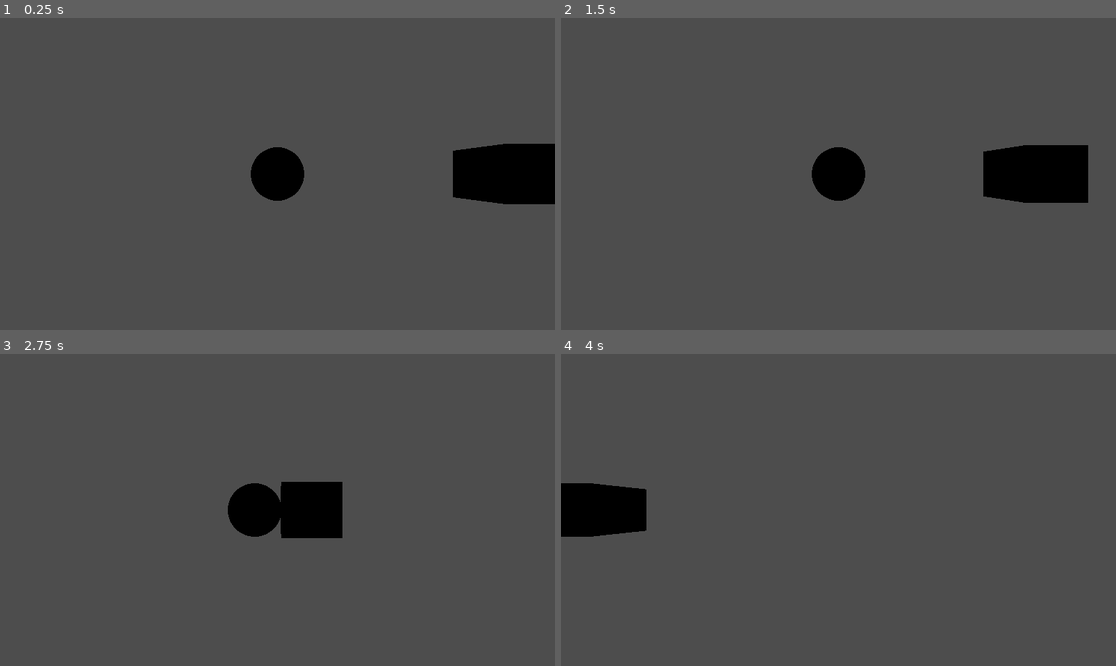
Above: before the commit, frames 1-4 (two rows, left to right).
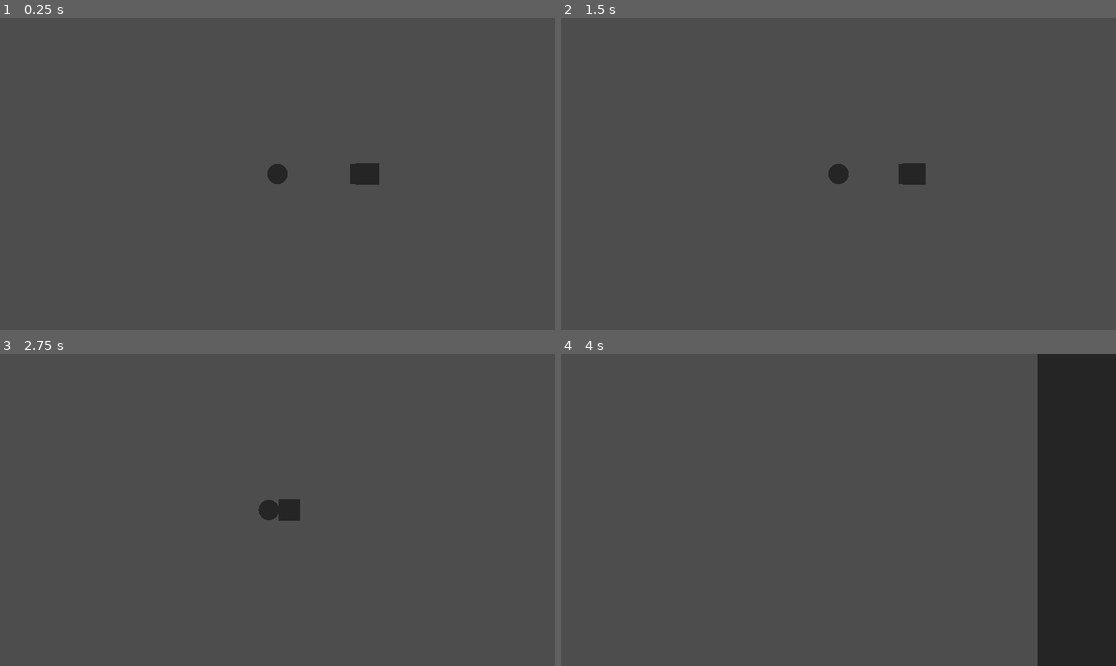
Above: after the commit, the same moments.

Repository: WeissYuki/Diner
Game: Godot game, scene res://test_3d.tscn
Same seed, same stepped clock (60 frames per second), same inputs: the game is played once before the commit and once after it.
Inputs:
- Up to frame 1 (0.25 s): no input
- Up to frame 2 (1.5 s): tap Enter at 0.5 s
- Up to frame 3 (2.75 s): no input
- Up to frame 4 (4 s): no input

The runs differ from the first frame. In frame 1, 5.0% of the frame differs, in the area x 45-100%, y 40-60%; in frame 2, 5.0%; in frame 3, 3.3%; in frame 4, 17%, in the area x 0-100%, y 0-100%.

Commit message:
The game switches from one camera to another after a short currently empty animation

Diff:
--- /dev/null
+++ b/diner-queerer/camera_top_down.gd
@@ -0,0 +1,18 @@
+extends Camera3D
+
+# Called when the node enters the scene tree for the first time.
+func _ready():
+	var dummy = $"../TestDummy"
+	dummy.WallCrush.connect(_on_wall_crush)# Replace with function body.
+
+# Called every frame. 'delta' is the elapsed time since the previous frame.
+func _process(delta):
+	pass
+
+func _on_wall_crush():
+	$AnimationPlayer.play("Camera_close")
+
+func _on_animation_player_animation_finished(anim_name):
+	if anim_name == "Camera_close":
+		$".".current = false
+		$"../TestDummy/CameraFPS".current = true # Replace with function body.
--- a/diner-queerer/test_3d.tscn
+++ b/diner-queerer/test_3d.tscn
@@ -1,7 +1,18 @@
-[gd_scene load_steps=7 format=3 uid="uid://deutmsqnq84h7"]
+[gd_scene load_steps=12 format=3 uid="uid://deutmsqnq84h7"]
 
+[ext_resource type="Script" path="res://camera_top_down.gd" id="1_c0ae4"]
 [ext_resource type="Script" path="res://wall_prototype.gd" id="1_jl2ts"]
 [ext_resource type="Script" path="res://test_dummy.gd" id="2_xp42u"]
+
+[sub_resource type="PlaneMesh" id="PlaneMesh_6bxq7"]
+
+[sub_resource type="Animation" id="Animation_4uuu5"]
+resource_name = "Camera_close"
+
+[sub_resource type="AnimationLibrary" id="AnimationLibrary_jxmyu"]
+_data = {
+"Camera_close": SubResource("Animation_4uuu5")
+}
 
 [sub_resource type="BoxShape3D" id="BoxShape3D_g56ig"]
 
@@ -11,10 +22,24 @@
 
 [sub_resource type="SphereMesh" id="SphereMesh_qhv13"]
 
+[sub_resource type="Environment" id="Environment_umd6n"]
+ambient_light_color = Color(0.852103, 0.851038, 0.808744, 1)
+
 [node name="Node3D" type="Node3D"]
 
-[node name="Camera3D" type="Camera3D" parent="."]
-transform = Transform3D(1, 0, 0, 0, 1, 0, 0, 0, 1, 0, 0, 3.8334)
+[node name="CameraTopDown" type="Camera3D" parent="."]
+transform = Transform3D(1, 0, 0, 0, -4.37114e-08, 1, 0, -1, -4.37114e-08, 0, 10, 0)
+current = true
+script = ExtResource("1_c0ae4")
+
+[node name="MeshInstance3D" type="MeshInstance3D" parent="CameraTopDown"]
+transform = Transform3D(1, 0, 0, 0, -4.37114e-08, -1, 0, 1, -4.37114e-08, 0, 2.41245, -0.5)
+mesh = SubResource("PlaneMesh_6bxq7")
+
+[node name="AnimationPlayer" type="AnimationPlayer" parent="CameraTopDown"]
+libraries = {
+"": SubResource("AnimationLibrary_jxmyu")
+}
 
 [node name="WallPrototype" type="RigidBody3D" parent="." groups=["walls"]]
 transform = Transform3D(1, 0, 0, 0, 1, 0, 0, 0, 1, 4.24572, 0, 0)
@@ -34,7 +59,7 @@
 contact_monitor = true
 max_contacts_reported = 10
 script = ExtResource("2_xp42u")
-TargetWallHit = 2
+TargetWallHit = 1
 
 [node name="CollisionShape3D" type="CollisionShape3D" parent="TestDummy"]
 shape = SubResource("SphereShape3D_btfo3")
@@ -42,5 +67,11 @@
 [node name="MeshInstance3D" type="MeshInstance3D" parent="TestDummy"]
 mesh = SubResource("SphereMesh_qhv13")
 
+[node name="CameraFPS" type="Camera3D" parent="TestDummy"]
+
+[node name="WorldEnvironment" type="WorldEnvironment" parent="."]
+environment = SubResource("Environment_umd6n")
+
+[connection signal="animation_finished" from="CameraTopDown/AnimationPlayer" to="CameraTopDown" method="_on_animation_player_animation_finished"]
 [connection signal="body_entered" from="TestDummy" to="TestDummy" method="_on_body_entered"]
 [connection signal="body_exited" from="TestDummy" to="TestDummy" method="_on_body_exited"]
